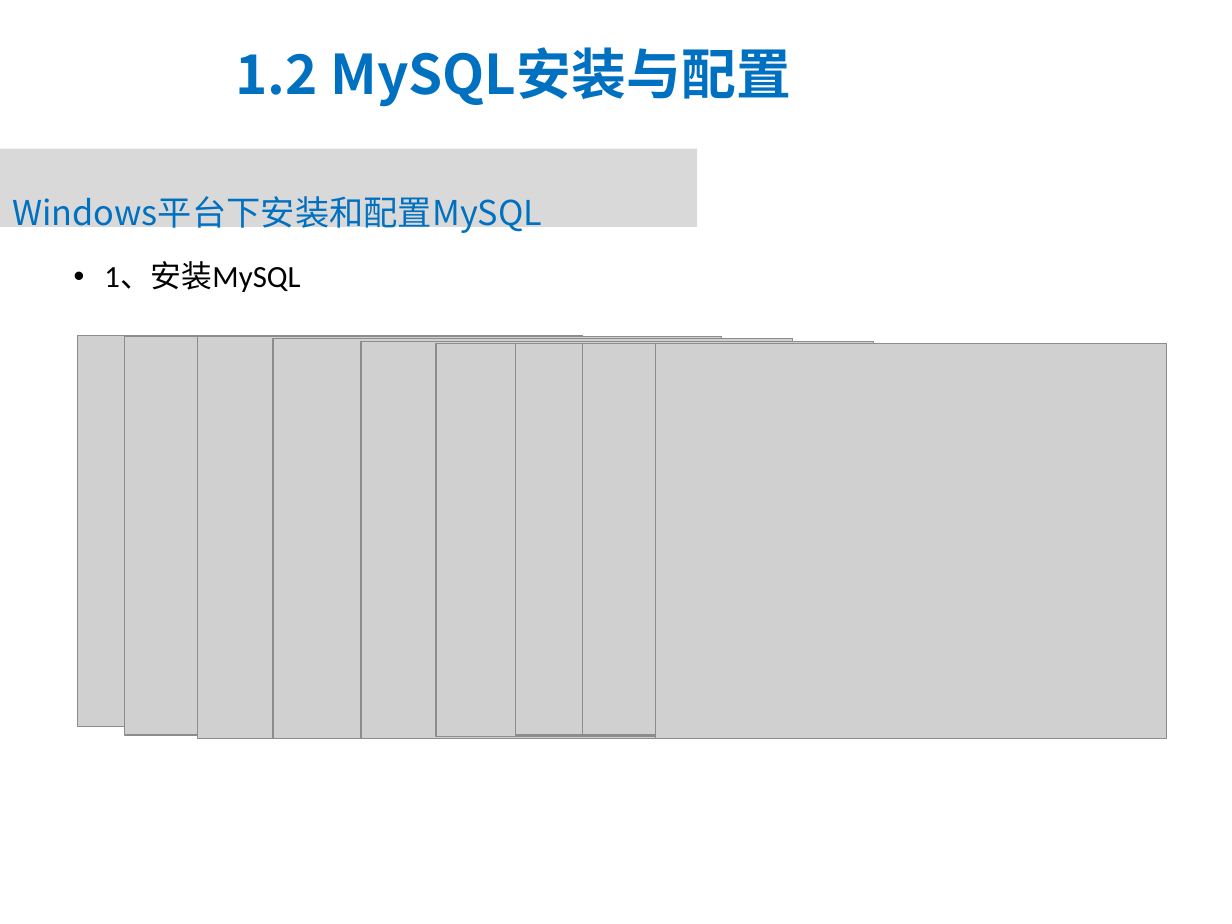
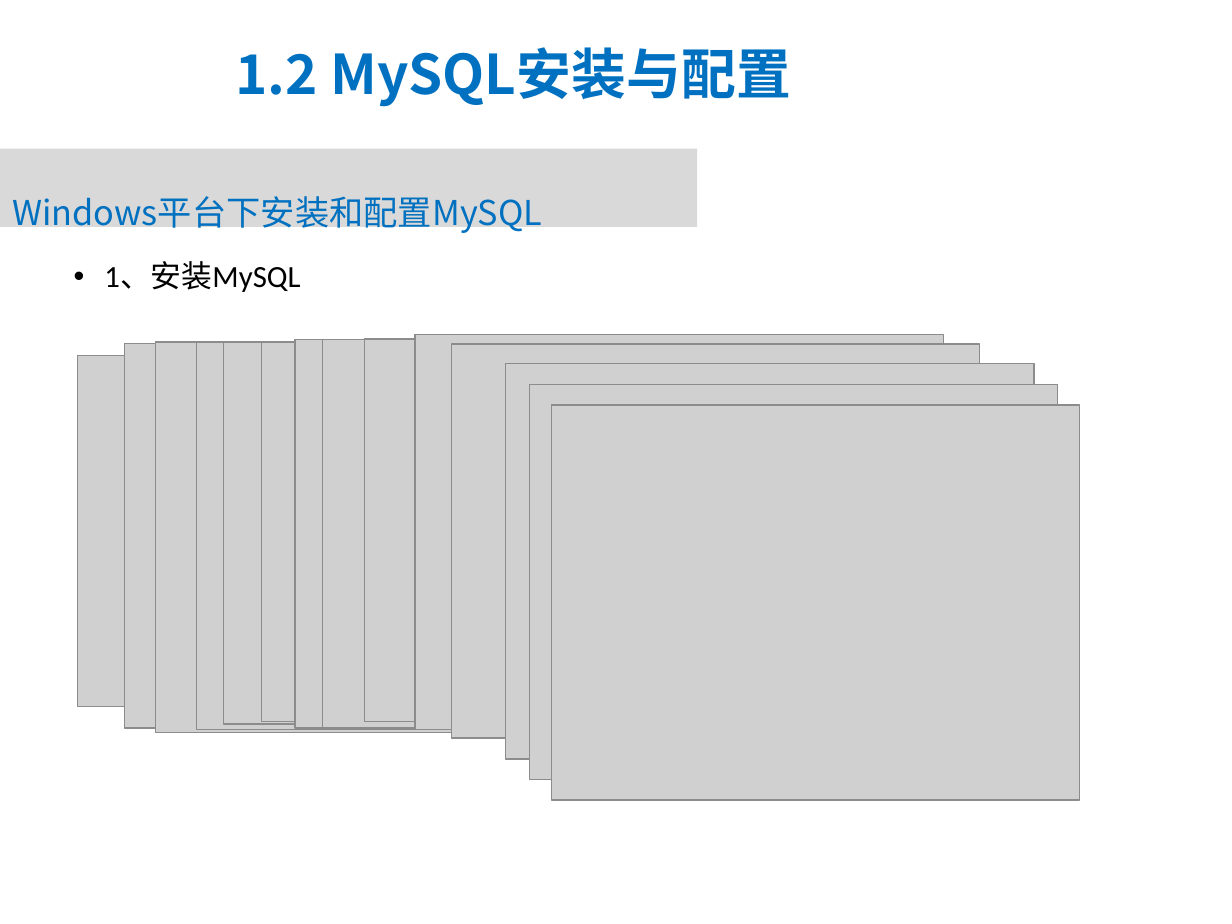
Before and after one commit to tony1989zhang/path, a slide deck: slide 12 of mysql/3 PPT/MySQL_PPT课件/mysql第1章课件.ppt. Drawn at 1232x924 pixels with LibreOffice and Linux fonts; fonts in the diff are those of the drawing; grey boxes stand for pictures; background and template pictures are left out. Boxes give left, top, right and bottom in pixels: in the first picture for what was removed or moved away, otherwise in the second. Text is boxed around its words. In the diff, an @@ line names an element or a change of style, - is before the commit and + after.

```diff
--- a/mysql/3 PPT/MySQL_PPT课件/mysql第1章课件.ppt
+++ b/mysql/3 PPT/MySQL_PPT课件/mysql第1章课件.ppt
@@ picture: place and size @@
-picture at [78,335,583,726]
+picture at [78,355,583,706]
@@ picture: place and size @@
-picture at [124,336,641,736]
+picture at [124,344,641,728]
@@ picture: place and size @@
-picture at [197,336,721,738]
+picture at [155,342,679,733]
@@ picture: place and size @@
-picture at [274,339,793,738]
+picture at [196,342,716,729]
@@ picture: place and size @@
-picture at [361,341,873,738]
+picture at [223,342,736,724]
@@ picture: place and size @@
-picture at [436,344,945,737]
+picture at [261,342,770,722]
@@ picture: place and size @@
-picture at [516,344,1037,736]
+picture at [294,340,816,728]
@@ picture: place and size @@
-picture at [583,344,1104,736]
+picture at [323,340,844,728]
@@ picture: place and size @@
-picture at [655,344,1167,739]
+picture at [365,339,876,721]
@@ picture added at [415,334,944,729] @@
@@ picture added at [451,344,979,738] @@
@@ picture added at [506,363,1035,759] @@
@@ picture added at [530,384,1058,780] @@
@@ picture added at [552,405,1080,801] @@
```
Also in this commit, not shown: 2 other slides changed.
